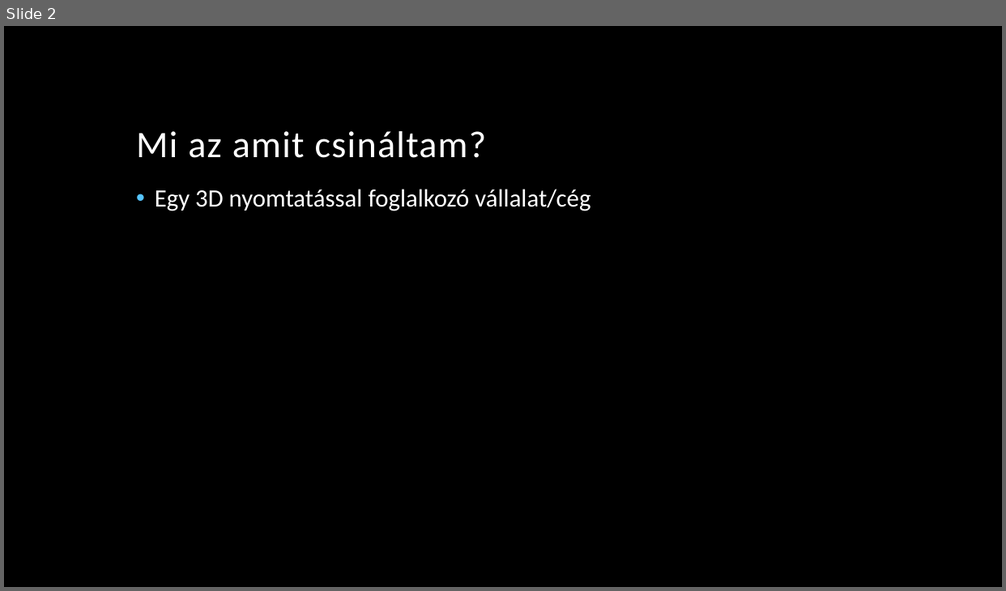
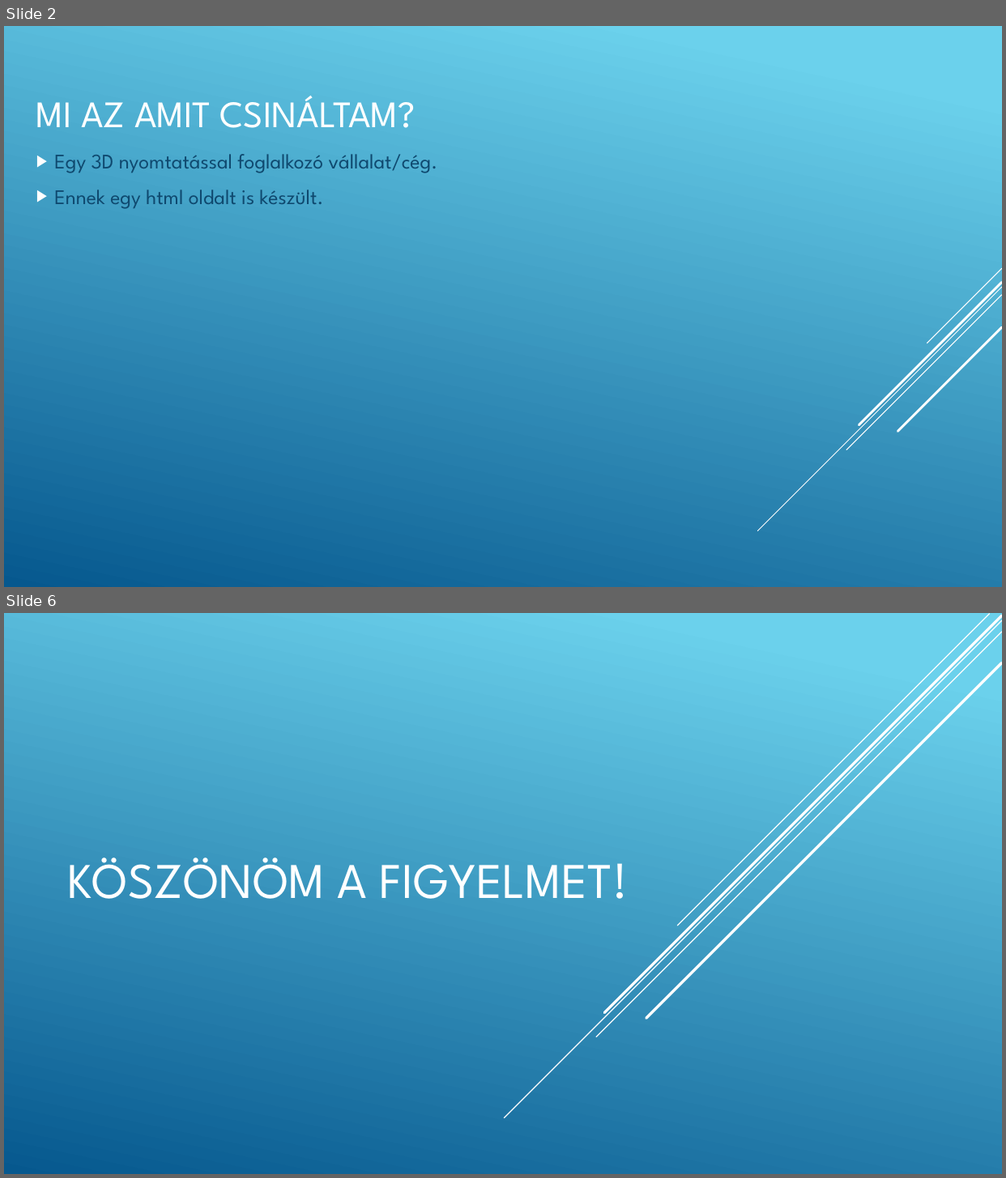
Before and after one commit to milan1252/3D-Nyomtatas, a slide deck: 3DNyomtatás.pptx. Shown one above the other, each under a label of ours: slide 2 before the commit, slides 2 and 6 after it; the slides between them are not shown. The pictures are 1006x591 and 1006x1178 pixels, drawn with LibreOffice and Linux fonts; fonts in the diff are those of the drawing; background and template pictures are left out. Boxes give left, top, right and bottom in pixels: in the first picture for what was removed or moved away, otherwise in the second. Text is boxed around its words. In the diff, an @@ line names an element or a change of style, - is before the commit and + after.

```diff
--- a/3DNyomtatás.pptx
+++ b/3DNyomtatás.pptx
@@ slide 6 added at [4, 613, 1002, 1174], background gradient #6ED2EB to #06588E @@
@@ line added from (1002, 620) to (504, 1118), #FFFFFF 1 pt @@
@@ line added from (1002, 632) to (596, 1037), #FFFFFF 1 pt @@
@@ line added from (1002, 616) to (604, 1013), #FFFFFF 2.5 pt @@
@@ line added from (989, 614) to (678, 926), #FFFFFF 1 pt @@
@@ line added from (1002, 663) to (646, 1019), #FFFFFF 2.5 pt @@
@@ title added at [67, 858, 629, 899], 48 pt, text #FFFFFF @@
+KÖSZÖNÖM A FIGYELMET!
@@ slide 2 changed as well @@
@@ background picture (left out) to gradient #6ED2EB to #06588E @@
@@ title "MI AZ AMIT CSINÁLTAM?" at [36, 96, 415, 128]: vertical alignment bottom to middle @@
@@ title at [36, 96, 415, 128]: text changed; font Calibri to League Spartan @@
-Mi az amit csináltam?
+MI AZ AMIT CSINÁLTAM?
@@ text at [54, 154, 438, 209]: text changed; size 24 to 20 pt; font Calibri to League Spartan; text colour #FFFFFF to #0F496F @@
-• Egy 3D nyomtatással foglalkozó vállalat/cég
+▶ Egy 3D nyomtatással foglalkozó vállalat/cég.
+▶ Ennek egy html oldalt is készült.
@@ group added at [758, 268, 1002, 531]: 5 lines @@
```
Also in this commit, not shown: 1 other slide changed, 3 other slides added, 1 other file.
